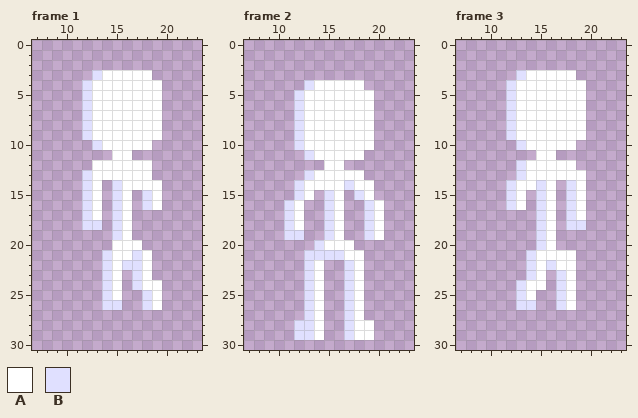
Two states of a pixel-art file, AsepriteStuff/UjiCobaAnimasi.aseprite. The first picture shows the starting point.
32x32 pixels, 4 frames. Shown: frame 1: x 7..23, y 0..30; frame 2: x 7..23, y 0..30; frame 3: x 7..23, y 0..30. The commit also changed other frames, which this record leaves out.
Palette (. is transparent): A #ffffff  B #e0e0ff
Pixels before, frame 1, first column x 12:
 3 .BAAAAA.
 4 BAAAAAAA
 5 BAAAAAAA
 6 BAAAAAAA
 7 BAAAAAAA
 8 BAAAAAAA
 9 BAAAAAAA
10 .BAAAAA.
11 ...AA...
12 .AAAAAA.
13 BAAAAAA.
14 BA.BAAAA
15 BA.BA.BA
16 BA.BA.BA
17 BA.BA...
18 BB.BA...
19 ...BA...
20 ...AAA..
21 ..BAABA.
22 ..BABBA.
23 ..BA.BA.
24 ..BA.BAA
25 ..BA..BA
26 ..BB..BA
Pixels before, frame 2, first column x 11:
 4 ..BAAAAA..
 5 .BAAAAAAA.
 6 .BAAAAAAA.
 7 .BAAAAAAA.
 8 .BAAAAAAA.
 9 .BAAAAAAA.
10 .BAAAAAAA.
11 ..BAAAAA..
12 ....AA....
13 ..BAAAAA..
14 .BAAAABAA.
15 .BA.BA.BA.
16 BA..BA..BA
17 BA..BA..BA
18 BA..BA..BA
19 BB..BA..BA
20 ...BAAA...
21 ..BBBBAA..
22 ..BA..BA..
23 ..BA..BA..
24 ..BA..BA..
25 ..BA..BA..
26 ..BA..BA..
27 ..BA..BA..
28 .BBA..BAA.
29 .BBA..BAA.
Pixels before, frame 3, first column x 12:
 3 .BAAAAA.
 4 BAAAAAAA
 5 BAAAAAAA
 6 BAAAAAAA
 7 BAAAAAAA
 8 BAAAAAAA
 9 BAAAAAAA
10 .BAAAAA.
11 ...AA...
12 .BAAAAA.
13 .BAAAAAA
14 BAABA.BA
15 BA.BA.BA
16 BA.BA.BA
17 ...BA.BA
18 ...BA.BB
19 ...BA...
20 ...BA...
21 ..BAAAA.
22 ..BABAA.
23 ..BA.BA.
24 .BAA.BA.
25 .BA..BA.
26 .BB..BA.
New version:
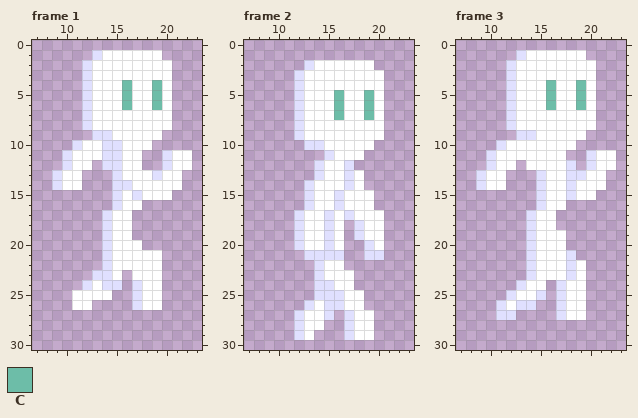
Colours new in this view: C #6dbda8
The author wrote: Dasar State Animasi Sudah Siap
The edit:
Changed rows in their new state; - is an unchanged pixel.
Frame 1:
first column x 9:
 1 ----BAAAAAA---
 2 ---BAAAAAAAA--
 3 ---BA-----AA--
 4 -------C--CA--
 5 -------C--CA--
 6 -------C--CA--
 7 -----------A--
 8 -----------A--
 9 ---.BB--------
10 --BAABB-------
11 -BAAABB-A--BAA
12 -BAA.BB--.-BAA
13 BAA...B---BAA-
14 BAA..--B---AA-
15 ---..---BA-A--
16 ---..---A..---
17 ---..BA-------
18 ---..BA-------
19 -----BA-------
20 -----B--------
21 --------A-A---
22 -------AA-A---
23 ----B---A-A---
24 ---BA-B-------
25 --AAAA.-BA----
26 --AA-..-BA----
Frame 2:
first column x 11:
 2 --BAAAAAA-
 3 -BAAAAAAAA
 4 -BA-----AA
 5 -----C--CA
 6 -----C--CA
 7 -----C--CA
 8 ---------A
 9 ---------A
10 -.BB------
11 --..B-----
12 ---B--B---
13 --.B--B---
14 -.B-----.-
15 -.BAABAA--
16 ..BAABAAA.
17 .BAA--BAA-
18 .BAA---BA-
19 .-AA---BA-
20 -BAAB-.-BA
21 ------..BB
22 --.BAA..--
23 --.BAAA.--
24 --.BBAA.--
25 --.BBBA---
26 ----BBA---
27 -BA-B---A-
28 --A-------
29 --A.------
Frame 3:
first column x 9:
 1 ----BAAAAAA---
 2 ---BAAAAAAAA--
 3 ---BA-----AA--
 4 -------C--CA--
 5 -------C--CA--
 6 -------C--CA--
 7 -----------A--
 8 -----------A--
 9 ---.BB--------
10 --BAA---------
11 -BAAAA--A--BAA
12 -BAA.----B-BAA
13 BAA-..B--BBAA-
14 BAA...--A--AA-
15 ---..---A--A--
16 ---..---A..---
17 -----BA--..---
18 -----BA--..---
19 -----BA-A-----
20 -----BA-A-----
21 ---------B----
22 -------A-BA---
23 -------AABA---
24 ----------A---
25 ---BA-B---A---
26 --BA------A---
27 --BB----BAA---
Changed places in both pictures, as pixel boxes (x1, y1, x2, y2):
changed: (52, 50, 192, 310)
changed: (284, 60, 384, 340)
changed: (476, 50, 616, 320)
